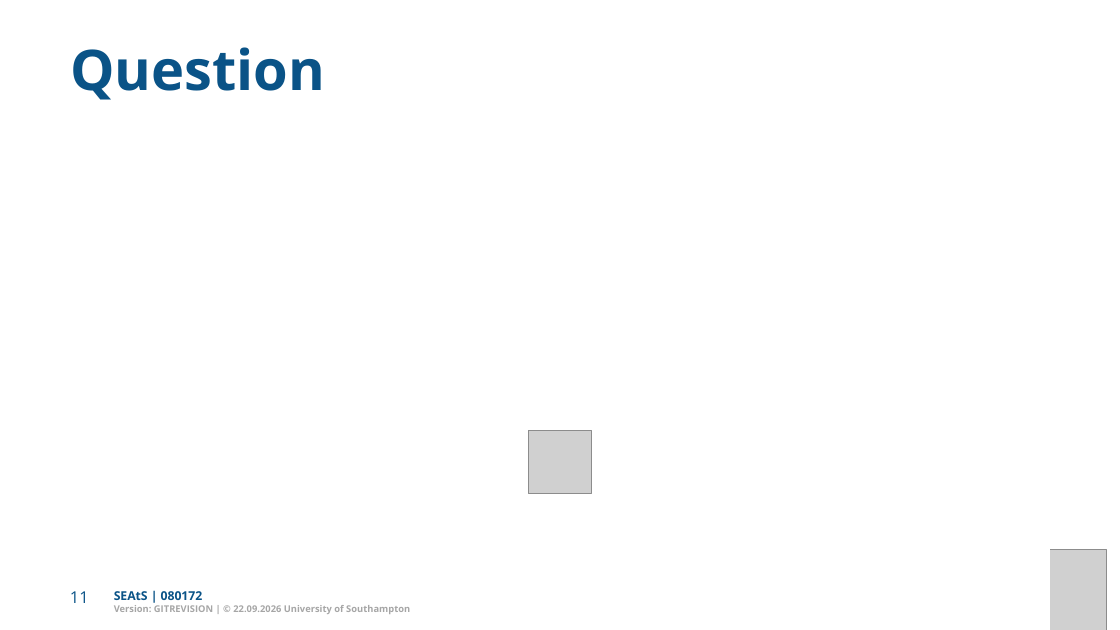
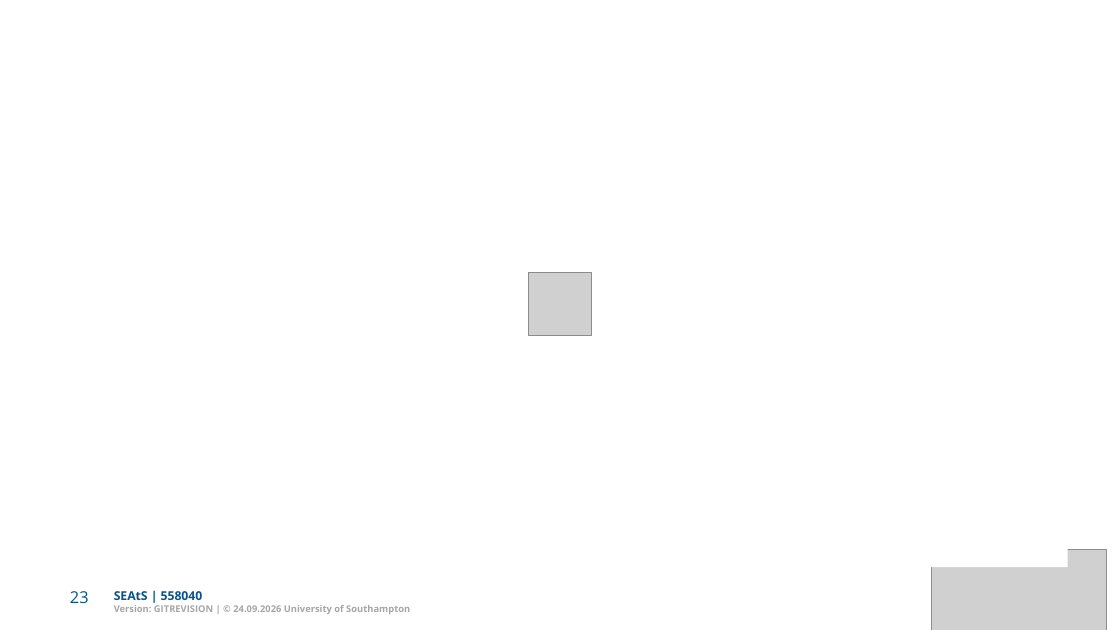
Before and after one commit to Dr-AlHashimy/Module_AICE2005_2627, a slide deck: slide 23 of html/COMP-_L1.3_Lecture.pptx (slide 11 before the commit). Drawn at 1120x630 pixels with LibreOffice and Linux fonts; fonts in the diff are those of the drawing; grey boxes stand for pictures. Boxes give left, top, right and bottom in pixels: in the first picture for what was removed or moved away, otherwise in the second. Text is boxed around its words. In the diff, an @@ line names an element or a change of style, - is before the commit and + after.

```diff
--- a/html/COMP-_L1.3_Lecture.pptx
+++ b/html/COMP-_L1.3_Lecture.pptx
@@ text removed at box(70, 47, 325, 100) @@
-Question
@@ freeform shape: place and size @@
-freeform shape at box(70, 127, 1050, 630)
+freeform shape at box(52, 70, 1067, 567)
@@ picture: place and size @@
-picture at box(528, 430, 592, 493)
+picture at box(528, 272, 592, 335)
@@ text at box(70, 591, 89, 603): text changed @@
-11
+23
@@ text at box(114, 591, 203, 600): text changed @@
-SEAtS | 080172
+SEAtS | 558040
```
Also in this commit, not shown: 25 slides added, 22 slides removed, 2 other files.
